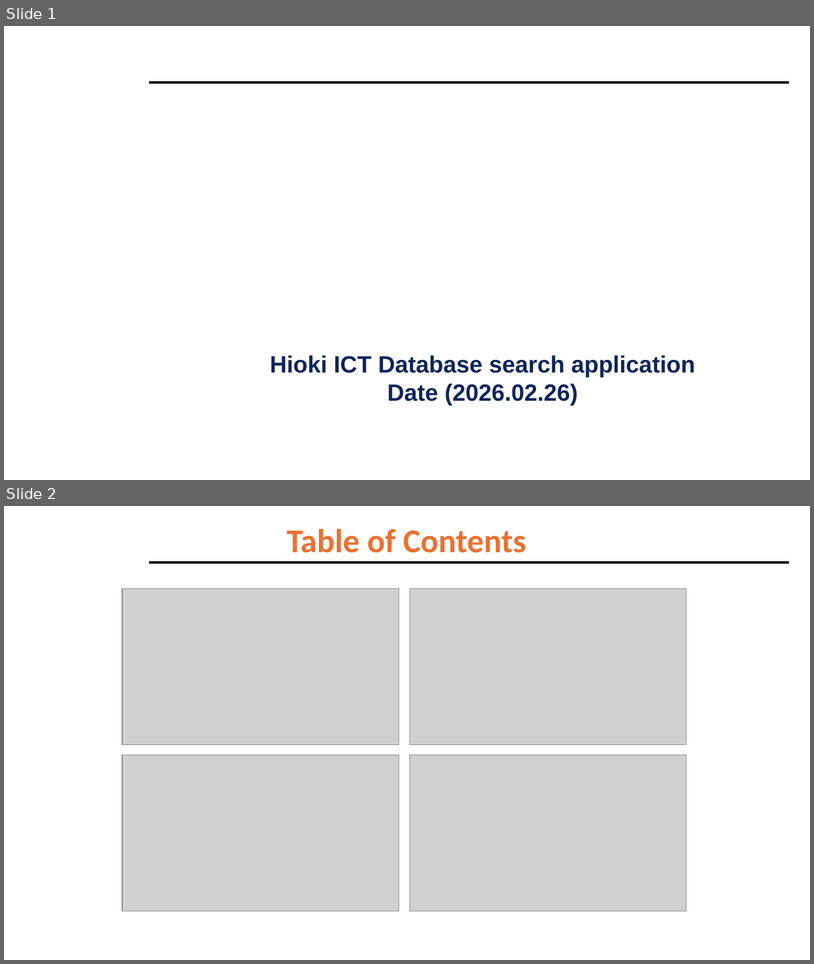
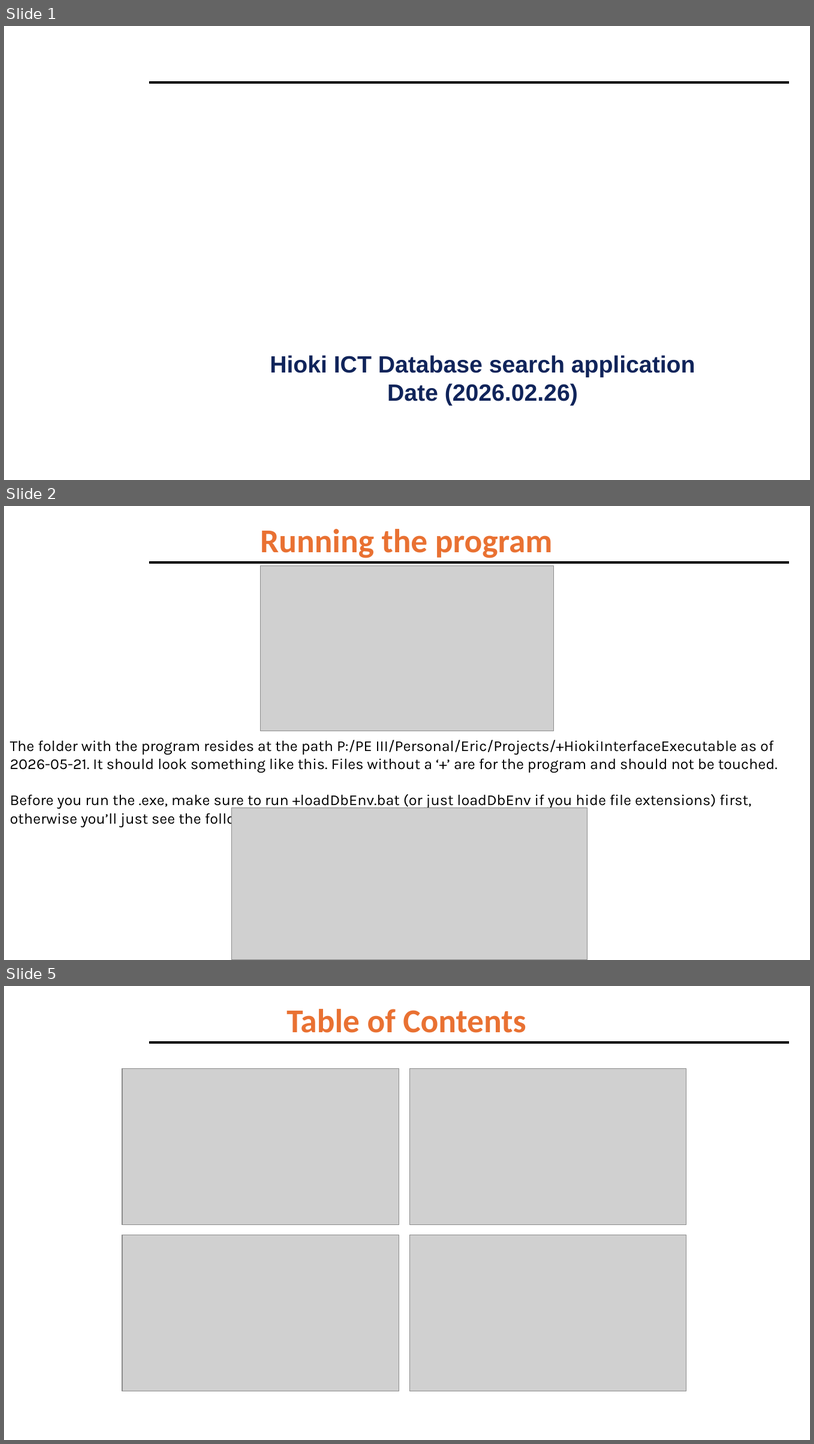
Before and after one commit to eric-mckay-sus/HiokiLogSuite, a slide deck: HiokiNL2SQLMark1/UserGuide.pptx. Shown one above the other, each under a label of ours: slides 1 and 2 before the commit, slides 1, 2 and 5 after it; the slides between them are not shown. The pictures are 814x964 and 814x1444 pixels, drawn with LibreOffice and Linux fonts; fonts in the diff are those of the drawing; grey boxes stand for pictures; background and template pictures are left out. Boxes give left, top, right and bottom in pixels: in the first picture for what was removed or moved away, otherwise in the second. Text is boxed around its words. In the diff, an @@ line names an element or a change of style, - is before the commit and + after.

```diff
--- a/HiokiNL2SQLMark1/UserGuide.pptx
+++ b/HiokiNL2SQLMark1/UserGuide.pptx
@@ slide 2 added at [4,506,810,960], background #FFFFFF; not listed: 1 template element that a slide beside it also shows @@
@@ title added at [260,529,553,558], 39.6 pt, text #E97132, bold @@
+Running the program
@@ picture added at [260,566,554,731] @@
@@ text added at [10,739,778,827], 18 pt, text #000000 @@
+The folder with the program resides at the path P:/PE III/Personal/Eric/Projects/+HiokiInterfaceExecutable as of 2026-05-21. It should look something like this. Files without a ‘+’ are for the program and should not be touched.
+Before you run the .exe, make sure to run +loadDbEnv.bat (or just loadDbEnv if you hide file extensions) first, otherwise you’ll just see the following:
@@ picture added at [231,808,587,960] @@
@@ what was slide 2 is now slide 5 @@
```
Also in this commit, not shown: 2 other slides added, 7 other files.
